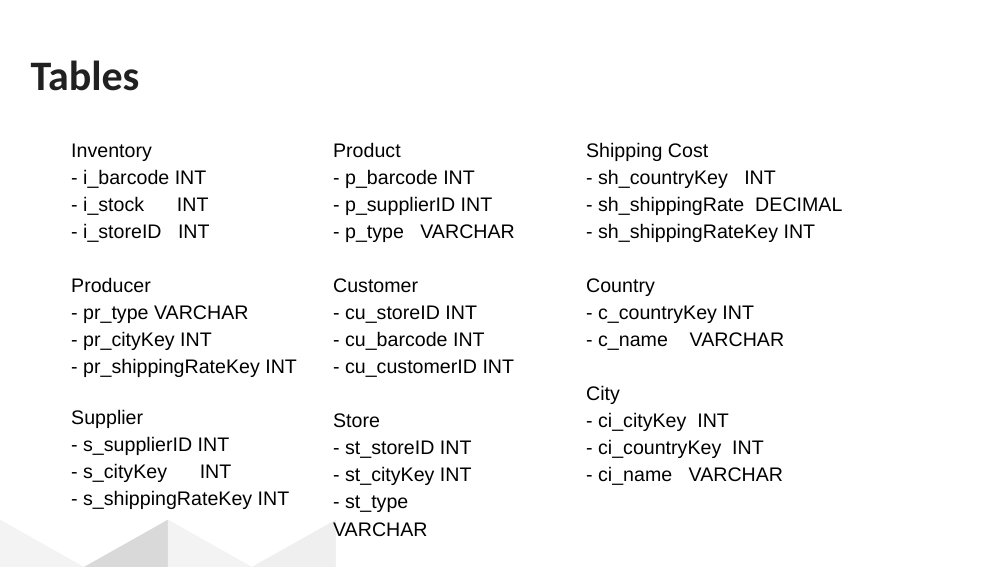
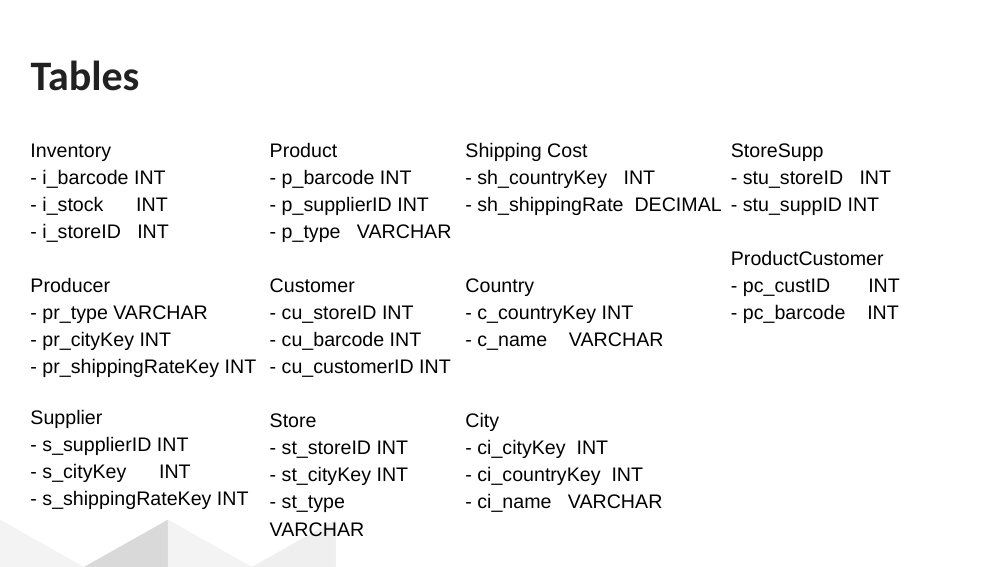
Before and after one commit to adaPlu/Barcode-Reader-CSE111, a slide deck: slide 8 of Barcode Reader Database.pptx. Drawn at 1008x567 pixels with LibreOffice and Linux fonts; fonts in the diff are those of the drawing. Boxes give left, top, right and bottom in pixels: in the first picture for what was removed or moved away, otherwise in the second. Text is boxed around its words. In the diff, an @@ line names an element or a change of style, - is before the commit and + after.

```diff
--- a/Barcode Reader Database.pptx
+++ b/Barcode Reader Database.pptx
@@ text "Inventory": place and size @@
-text "Inventory" at (71, 143, 297, 482)
+text "Inventory" at (30, 143, 257, 482)
@@ text "Product": place and size @@
-text "Product" at (333, 142, 515, 537)
+text "Product" at (270, 142, 452, 537)
@@ text "Shipping Cost": place and size @@
-text "Shipping Cost" at (586, 142, 842, 485)
+text "Shipping Cost" at (465, 142, 722, 512)
@@ text added at (731, 143, 900, 323), 14 pt, text #000000 @@
+StoreSupp
+- stu_storeID INT
+- stu_suppID INT
+ProductCustomer
+- pc_custID INT
+- pc_barcode INT
@@ text at (598, 223, 816, 242): paragraph removed @@
-- sh_shippingRateKey INT
```
Also in this commit, not shown: 3 other files.
